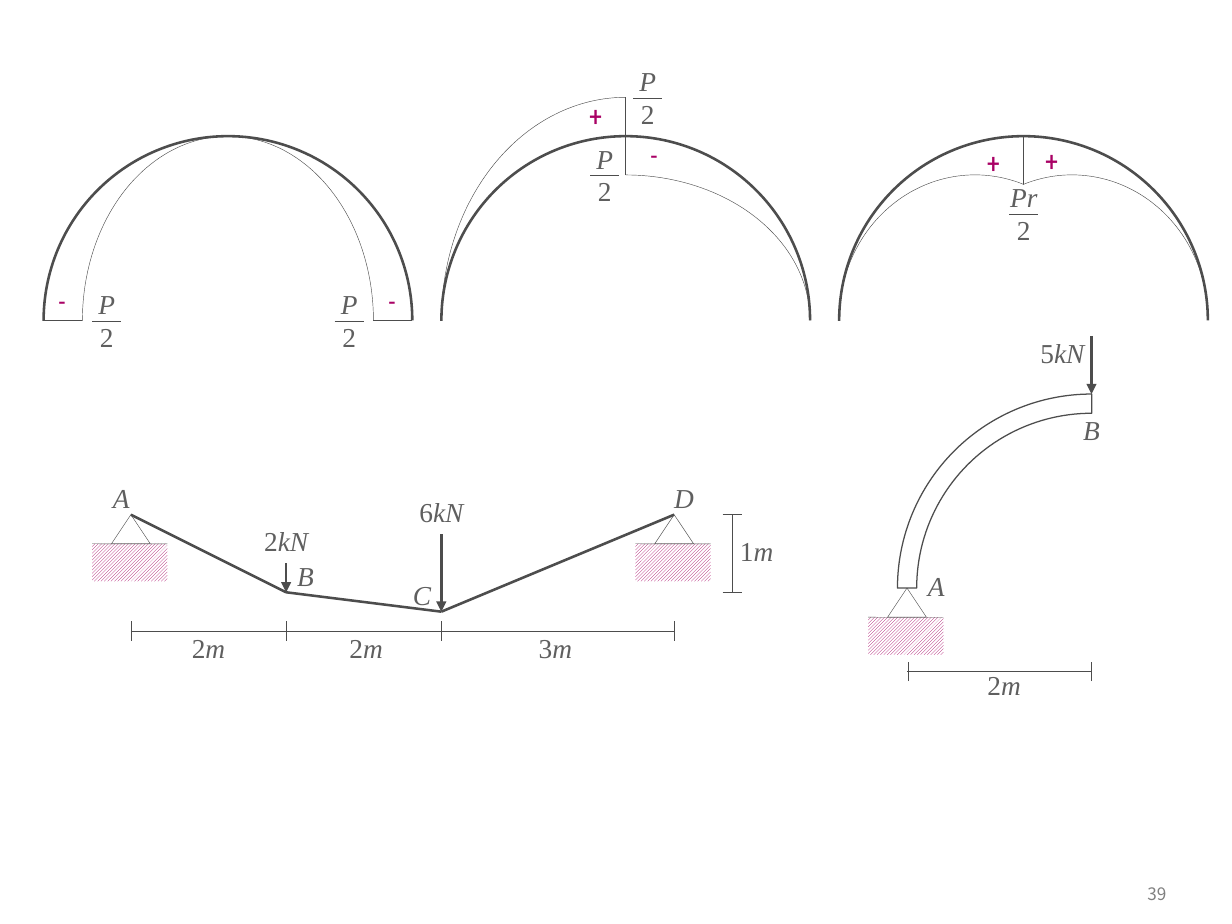
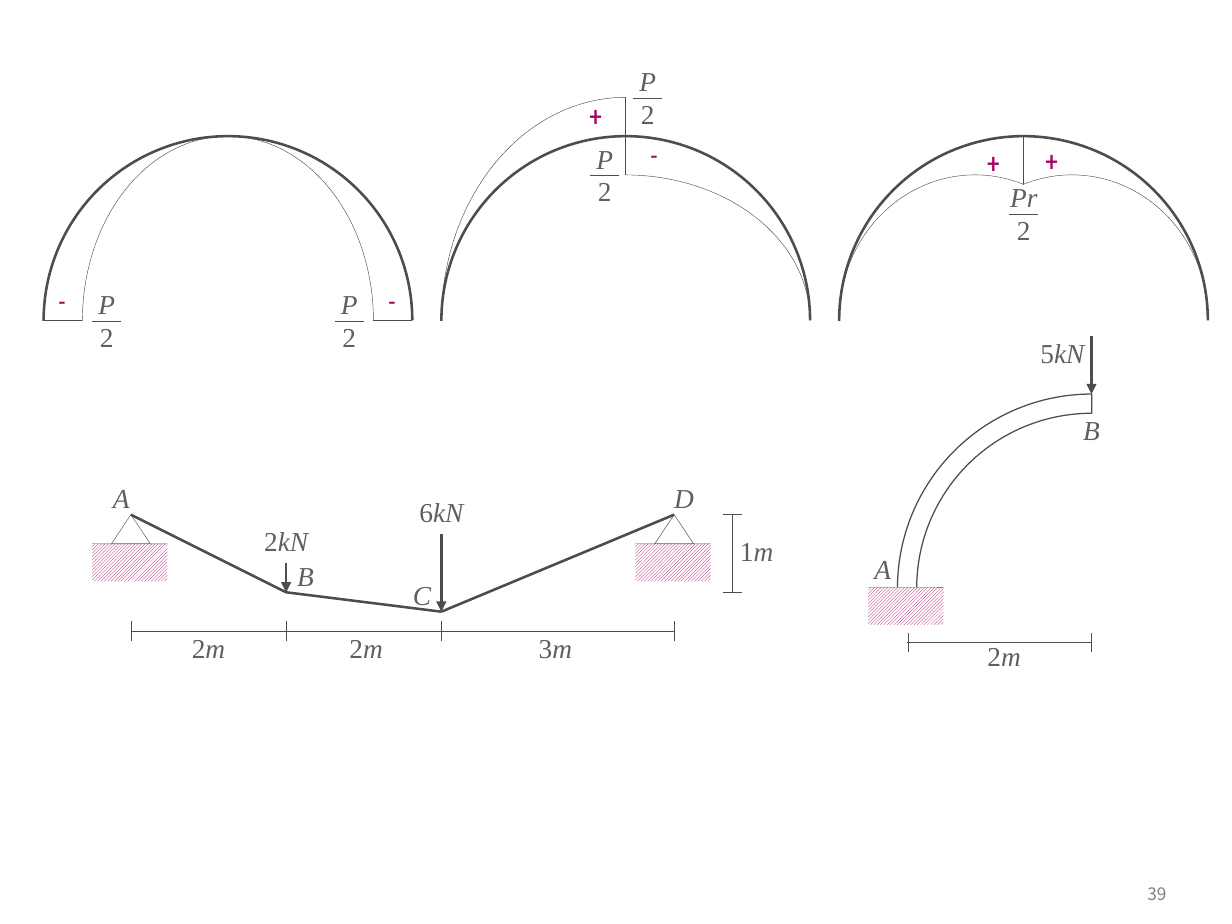
Before and after one commit to ironbell87/structural_mechanics_II, a slide deck: slide 39 of figures.pptx. Drawn at 1232x924 pixels with LibreOffice and Linux fonts; fonts in the diff are those of the drawing. Boxes give left, top, right and bottom in pixels: in the first picture for what was removed or moved away, otherwise in the second. Text is boxed around its words. In the diff, an @@ line names an element or a change of style, - is before the commit and + after.

```diff
--- a/figures.pptx
+++ b/figures.pptx
@@ text "A": place and size @@
-text "A" at [928,578,945,596]
+text "A" at [874,561,891,579]
@@ triangle removed at [887,588,925,617] @@
@@ 4 lines, 1 text, 1 rectangle: place and size @@
-4 lines, 1 text, 1 rectangle at [869,617,1092,695]
+4 lines, 1 text, 1 rectangle at [869,588,1092,666]
```
Also in this commit, not shown: 1 other file.
